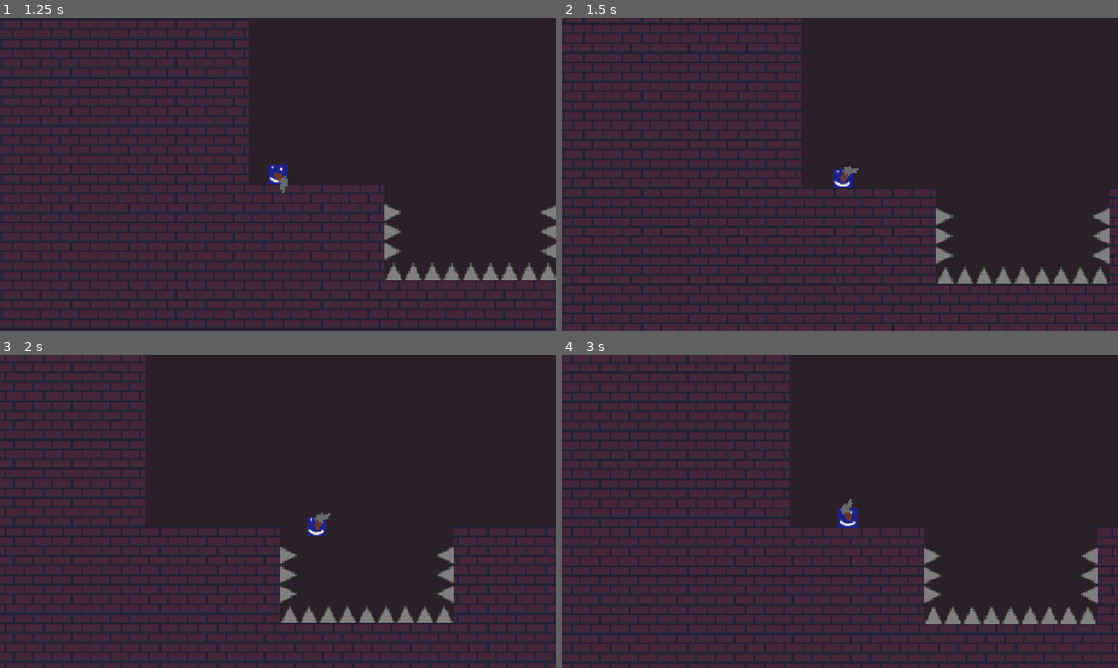
Above: before the commit, frames 1-4 (two rows, left to right).
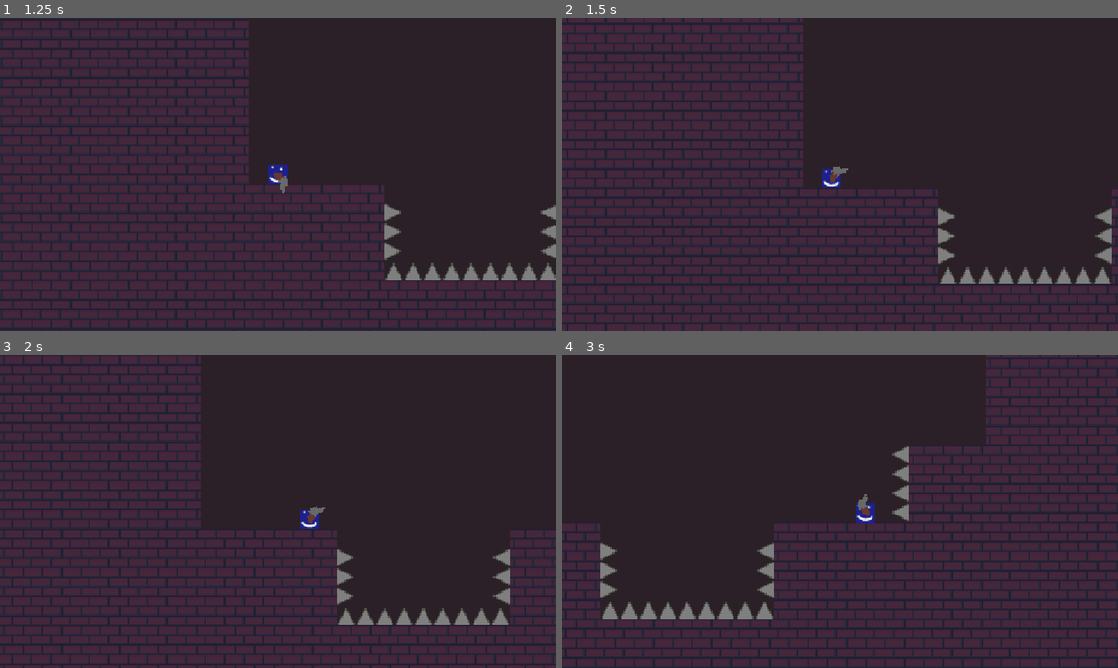
Above: after the commit, the same moments.

Repository: ejoit/Shooter-Game
Game: Godot game, scene res://Scenes/tile_screen.tscn
Same seed, same stepped clock (60 frames per second), same inputs: the game is played once before the commit and once after it.
Inputs (mouse positions are in pixels of both pictures, inside the frame that each line leads up to):
- Up to frame 1 (1.25 s): click "START" at 0.5 s
- Up to frame 2 (1.5 s): tap Enter (ui_accept) at 1.25 s; move the mouse to (962, 158) at 1.27 s; hold Right (ui_right) from 1.28 s (still down); click (962, 158) at 1.35 s
- Up to frame 3 (2 s): keep holding Right (ui_right); tap Space (jump) at 1.52 s
- Up to frame 4 (3 s): move the mouse to (728, 527) at 2.02 s; click (728, 527) at 2.1 s; tap Space (jump) at 2.27 s; move the mouse to (895, 442) at 2.77 s; release Right (ui_right) at 2.78 s; hold Left (ui_left) from 2.78 s (still down); click (895, 442) at 2.85 s

Frame 1 is identical in both runs. In frame 2, 13% of the frame differs, in the area x 0-100%, y 0-100%; in frame 3, 31%; in frame 4, 56%.

Commit message:
Update recoil.gd

Diff:
--- a/Player/Scripts/recoil.gd
+++ b/Player/Scripts/recoil.gd
@@ -1,6 +1,7 @@
 extends State
 @onready var player: CharacterBody2D
 signal Shoot
+
 
 @onready var shoot_sound: AudioStreamPlayer2D = $"../../Audio/Shoot"
 
@@ -10,11 +11,15 @@
 	var mouse_angle = player.global_position.angle_to_point(player.get_global_mouse_position())
 	var angle_deg = rad_to_deg(mouse_angle)
 	var angle = wrapf(angle_deg, 0.0, 360.0)
-	var local_recoil_direction = angle_deg - 180
-
+	var amount_of_directions = 32
+	var section_size = 360.0 / amount_of_directions
+	var snapped_angle = floor(angle / section_size) * section_size
+	var recoil_direction = Vector2.RIGHT.rotated(
+	deg_to_rad(snapped_angle)
+)
 	print(angle)
 
-	#player.velocity += -400 * local_recoil_direction
+	player.velocity = -520 * recoil_direction
 	Global.hit_stop_short()
 	Shoot.emit()
 	player.Shoot.emit()
